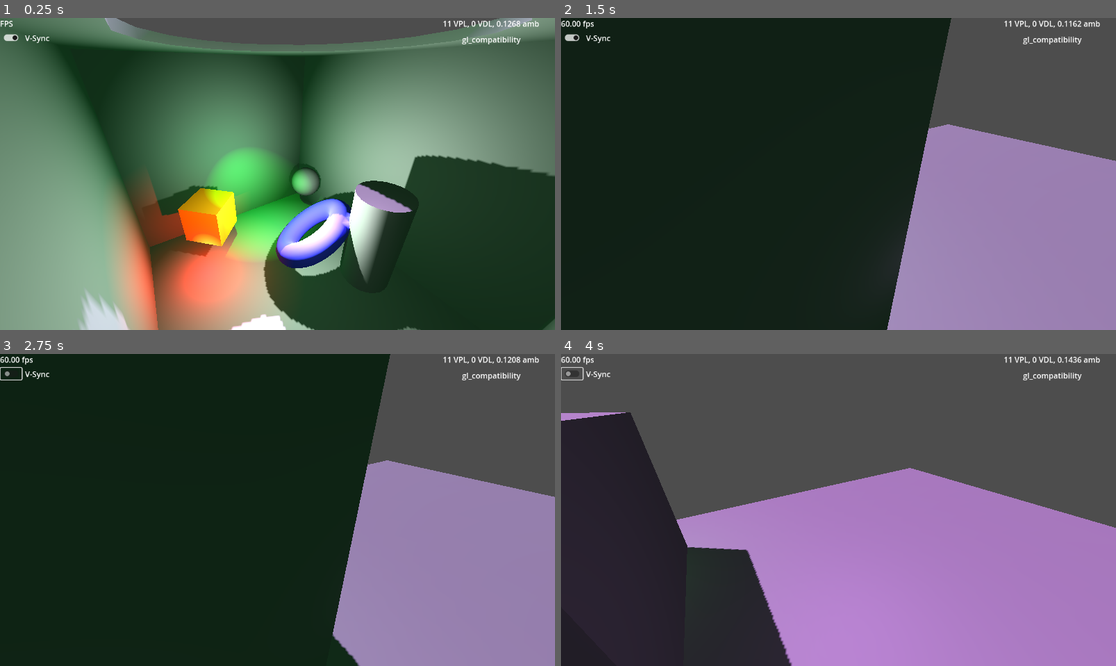
Above: before the commit, frames 1-4 (two rows, left to right).
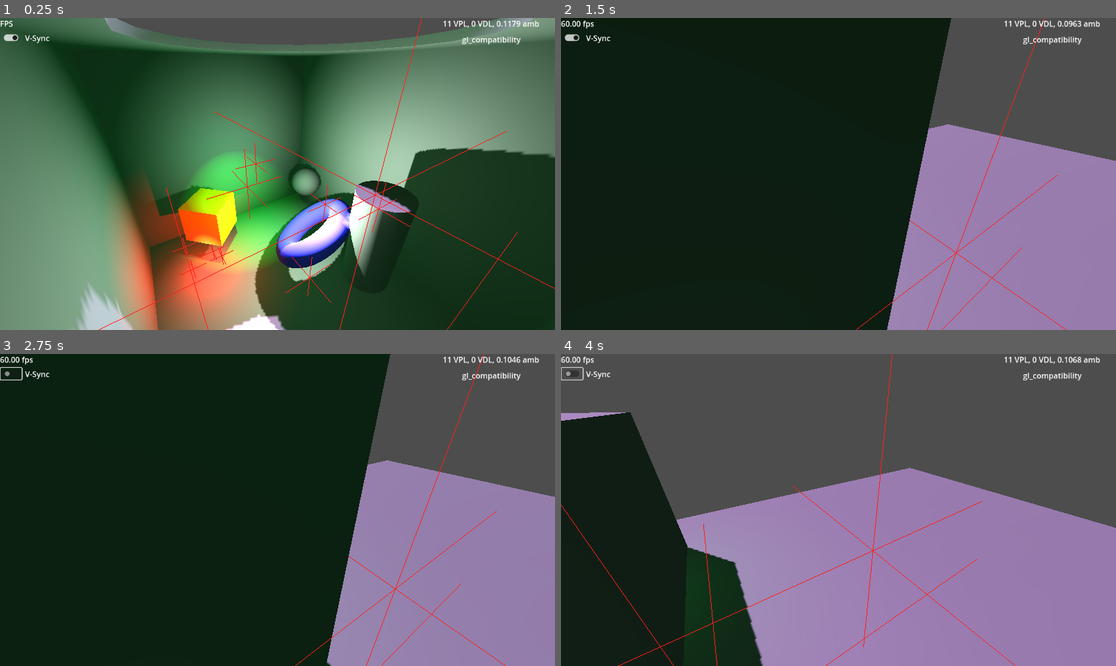
Above: after the commit, the same moments.

Repository: GregPickering/O1S_FauxGI
Game: Godot game, scene res://Scenes/scene_3d.tscn
The game is run twice, just before and just after one commit, with the same random seed, the same clock (stepped at 60 frames per second) and the same inputs.
Inputs (mouse positions are in pixels of both pictures, inside the frame that each line leads up to):
- Up to frame 1 (0.25 s): no input
- Up to frame 2 (1.5 s): tap Enter at 0.5 s; move the mouse to (960, 158) at 0.52 s; hold D 0.53-1.25 s; tap G at 0.6 s; click (960, 158) at 0.67 s; drag from (727, 189) to (810, 236) at 1.27 s
- Up to frame 3 (2.75 s): click (11, 372) at 2 s
- Up to frame 4 (4 s): move the mouse to (894, 441) at 2.77 s; hold D 2.78-3.5 s; tap E at 2.85 s; drag from (810, 572) to (672, 463) at 3.52 s

The runs differ from the first frame. In frame 1, 6.4% of the frame differs, in the area x 16-100%, y 0-100%; in frame 2, 0.3%; in frame 3, 0.6%; in frame 4, 15%, in the area x 0-94%, y 0-100%.

Commit message:
Optimizations
Added optimizations to only compute for light sources near the camera and in the view frustum (with a fade-in region).
Changed the maximum energy scale from 0.25 up to 1.
Fixed a bug in the PreVPLs, needed a duplicate().
Scans for light sources without ownership.

Diff:
--- a/O1S_FauxGI/faux_gi.gd
+++ b/O1S_FauxGI/faux_gi.gd
@@ -41,7 +41,7 @@
 ## Do we want to hotkey GTRL+G to toggle FauxGI?
 const enable_ctrl_g : bool = true
 ## scales all light power
-const scale_all_light_energy : float = 0.25
+const scale_all_light_energy : float = 1.0
 ## ignore any VPLs with negligible energy
 const vpl_energy_floor : float = 1e-5
 ## the colors for visualizing raycasts
@@ -67,6 +67,14 @@
 @export var show_raycasts : bool = false
 ## Visualize the VPLs?
 @export var show_vpls : bool = false
+
+@export_category( "Optimization" )
+## Don't create VPLs if the source light is farther than this
+@export var max_source_dist : float = 20.0
+## Don't create VPLs if the source light is farther than this from the view volume
+@export var expand_view_volume : float = 2.0
+## Fade in lights' contributions as it approaches the view volume
+@export var fade_in_dist : float = 2.0
 
 @export_category( "Spot & Omni Lights" )
 ## How many VPLs to generate per source SpotLight3D, 1+
@@ -141,10 +149,12 @@
 # know where the camera is
 var _camera : Camera3D = null
 
+var fauxgi_time_s : float = 0.0
+
 # physics stuff
 var query := PhysicsRayQueryParameters3D.new()
 var space_state : PhysicsDirectSpaceState3D = null
-enum ray_storage { energy, pos, norm, rad, color, dist_frac }
+enum ray_storage { energy, pos, norm, rad, color, dist_frac, sort_score }
 enum renderer_type { forward_plus, mobile, gl_compatibility }
 
 # visualize raycasts and VPL positions for debug
@@ -164,15 +174,25 @@
 			bounce_gain = 1.0 if (bounce_gain < 0.5) else 0.0
 			get_viewport().set_input_as_handled()
 
+#func test_early_exit() -> bool:
+	#print( "eval" )
+	#return true
+
 ## I need to raycast, which happens here in the physics process
 var rescan_in_n : int = 60 # scan for light changes every second or so
 func _physics_process( _delta ):
+	var ts_in_us : int = Time.get_ticks_usec()
+	var ts_physics : int = ts_in_us
 	rescan_in_n -= 1
 	if in_editor or (rescan_in_n <= 0):
 		rescan_in_n = randi_range( 30, 90 )
 		allocate_VPLs( max_vpls )
 		allocate_VDLs( max_directionals )
 		scan_light_sources()
+		#if true or test_early_exit():
+			#print( "scan" )
+		#if fauxgi_time_s > 0.02:
+			#print( "%1.3f [s]" % fauxgi_time_s )
 	active_VPLs = 0
 	active_VDLs = 0
 	raycast_hits.clear()
@@ -183,19 +203,41 @@
 		# do I need to refresh all light data?
 		if light_data_stale:
 			VPL_targets = {}
+		# info from the camera
+		var cam_planes := _camera.get_frustum()
+		var cam_pos : Vector3 = _camera.global_position
 		# now run through all active light sources in the scene
 		var active_dir_lights : Array[ DirectionalLight3D ]
 		for light in light_sources:
-			if light.is_visible_in_tree() and (light.light_energy > 0.0):
+			var use_light : bool = (light.light_energy > 0.0) and light.is_visible_in_tree()
+			var fade_factor : float = 1.0
+			if use_light and (light.get_class() != "DirectionalLight3D"):
+				# Omni and Spotlights have to do a position check too
+				#var light_range : float = 0.0
+				#if light.get_class() == "OmniLight3D":
+					#light_range = light.omni_range
+				#else:
+					#light_range = light.spot_range
+				var light_pos : Vector3 = light.global_position
+				var dist_outside_view : float = cam_pos.distance_to( light_pos ) - max_source_dist
+				for plane_idx in range( 2, 6 ):
+					dist_outside_view = max( dist_outside_view,
+							cam_planes[ plane_idx ].distance_to( light_pos ) - expand_view_volume )
+				use_light = (dist_outside_view <= fade_in_dist)
+				if use_light and (dist_outside_view > 0.0):
+					fade_factor = 1.0 - dist_outside_view / fade_in_dist
+			if use_light:
 				VPL_targets.get_or_add( light, {} )
 				match light.get_class():
 					"DirectionalLight3D": active_dir_lights.push_back( light )
-					"OmniLight3D": process_omni( light )
-					"SpotLight3D": process_spot( light )
+					"OmniLight3D": process_omni( light, fade_factor )
+					"SpotLight3D": process_spot( light, fade_factor )
 			else:
 				erase_light_data( light )
 		# Directional lights
 		handle_all_directional_lights( active_dir_lights )
+		# done with physics raycasts
+		ts_physics = Time.get_ticks_usec()
 		# do something with that info
 		filter_and_emit_VPLs()
 	else:
@@ -230,14 +272,14 @@
 			disable_VPL( idx )
 	if last_active_VPLs != active_VPLs:
 		last_active_VPLs = active_VPLs
-		print( last_active_VPLs, " active VPLs" )
+		#print( last_active_VPLs, " active VPLs" )
 	# same for VDLs
 	if active_VDLs < last_active_VDLs:
 		for idx in range( active_VDLs, last_active_VDLs ):
 			disable_VDL( idx )
 	if last_active_VDLs != active_VDLs:
 		last_active_VDLs = active_VDLs
-		print( last_active_VDLs, " active VDLs" )
+		#print( last_active_VDLs, " active VDLs" )
 	# status?
 	if label_node:
 		if bounce_gain < 0.01:
@@ -245,6 +287,11 @@
 		else:
 			label_node.text = ("%d VPL, %d VDL, %1.4f amb " %
 				[ active_VPLs, active_VDLs, ambient_energy ] )
+
+	# how long did that take me?
+	var time_physics_s : float = (ts_physics - ts_in_us) * 1e-6
+	var time_vpls_s : float = (Time.get_ticks_usec() - ts_physics) * 1e-6
+	fauxgi_time_s = lerpf( fauxgi_time_s, time_physics_s + time_vpls_s, 0.1 )
 
 var ambient_energy : float = 0.0
 func disable_ambient_secondaries():
@@ -332,9 +379,16 @@
 	for light in VPL_targets:
 		for idx in VPL_targets[ light ]:
 			if VPL_filt_1[ light ][ idx ][ ray_storage.energy ] > vpl_energy_floor:
-				preVPLs.push_back( VPL_filt_1[ light ][ idx ] )
+				# get an actual copy, then modify that copy
+				var preVPL : Dictionary = VPL_filt_1[ light ][ idx ].duplicate( true )
 				# directional VPLs already have a color, but the token directional light does not
-				preVPLs.back().get_or_add( ray_storage.color, light.light_color )
+				preVPL.get_or_add( ray_storage.color, light.light_color )
+				# how do we want to sort?
+				#preVPL[ ray_storage.sort_score ] = (preVPL[ ray_storage.energy ]
+						#/( 1.0 + preVPL[ ray_storage.pos ].distance_squared_to( _camera.global_position ) ) )
+				preVPL[ ray_storage.sort_score ] = -preVPL[ ray_storage.pos ].distance_squared_to( _camera.global_position )
+				# keep it
+				preVPLs.push_back( preVPL )
 	# and do we want to modify ambient to simulate secondary+ bounces?
 	if environment_node and environment_node.environment and (ambient_gain > 0.0):
 		var global_color := base_ambient_color * base_ambient_energy
@@ -356,7 +410,7 @@
 	# Do we need a second pass to filter out the top N VPLs?
 	if preVPLs.size() > max_vpls:
 		# sort most to least energetic
-		preVPLs.sort_custom( func(a, b): return a[ ray_storage.energy ] > b[ ray_storage.energy ] )
+		preVPLs.sort_custom( func(a, b): return a[ ray_storage.sort_score ] > b[ ray_storage.sort_score ] )
 		# do I want to average all the lights that will get cut?
 		if true:
 			var avg_VPL : Dictionary = preVPLs[ 0 ]
@@ -371,7 +425,7 @@
 			var gain : float = 1.0 / sum_energy
 			for key in avg_VPL:
 				avg_VPL[ key ] *= gain
-			avg_VPL[ ray_storage.energy ] = sum_energy
+			avg_VPL[ ray_storage.energy ] = sum_energy / (preVPLs.size() + 1 - max_vpls)
 		# just throw away the rest
 		preVPLs.resize( max_vpls )
 	# debug?
@@ -660,15 +714,15 @@
 	config_VDL( active_VDLs, light.global_basis.z, light.light_color, e )
 	active_VDLs += 1
 
-func process_spot( light : Light3D ):
+func process_spot( light : Light3D, fade_factor : float = 1.0 ):
 	var compensate_N_pts : float = 1.0 / vpls_per_spot
 	# these rays never use real random jitter
 	var rays := jitter_ray_angle( -light.spot_range * light.global_basis.z,
 									vpls_per_spot, light.spot_angle, 100.0 )
 	process_light_rays( light, rays, light.spot_angle * sqrt( compensate_N_pts ),
-		light.light_energy * bounce_gain * scale_all_light_energy * compensate_N_pts )
-
-func process_omni( light : Light3D ):
+		light.light_energy * bounce_gain * scale_all_light_energy * compensate_N_pts * fade_factor )
+
+func process_omni( light : Light3D, fade_factor : float = 1.0 ):
 	# where do I want to cast rays, and size them correctly
 	var rays := distribute_omni_rays( vpls_per_omni )
 	for i in rays.size():
@@ -677,7 +731,7 @@
 	var compensate_N_pts : float = 1.0 / rays.size()
 	var angle_deg : float = sqrt( 14400.0 * compensate_N_pts )
 	process_light_rays( light, rays, angle_deg,
-			light.light_energy * bounce_gain * scale_all_light_energy * compensate_N_pts )
+			light.light_energy * bounce_gain * scale_all_light_energy * compensate_N_pts * fade_factor )
 
 func _ready():
 	print( "Renderer: ", render )
@@ -694,16 +748,18 @@
 	scan_light_sources()
 
 func scan_light_sources():
-	# find all possible source lights
+	# find all possible source lights (they don't need to be owned, so I can get procedural ones)
+	const sources_must_be_owned := false
+	const recursive_search := true
 	var source_nodes : Array[ Node ]
 	if top_node:
 		# the user told us where to look
-		source_nodes = top_node.find_children("", "Light3D" )
+		source_nodes = top_node.find_children("", "Light3D", recursive_search, sources_must_be_owned )
 	else:
 		# no user direction, try the parent of the FauxGI node
 		var parent = get_parent()
 		if parent:
-			source_nodes = parent.find_children("", "Light3D" )
+			source_nodes = parent.find_children("", "Light3D", recursive_search, sources_must_be_owned )
 	var new_light_sources : Array[ Light3D ] = []
 	if source_nodes:
 		# store all vetted light sources
--- a/Scenes/scene_3d.tscn
+++ b/Scenes/scene_3d.tscn
@@ -9,8 +9,8 @@
 
 [sub_resource type="Environment" id="Environment_q5cge"]
 ambient_light_source = 2
-ambient_light_color = Color(0.682196, 0.92979, 0.744056, 1)
-ambient_light_energy = 0.149237
+ambient_light_color = Color(0.679327, 0.976798, 0.735362, 1)
+ambient_light_energy = 0.129754
 tonemap_mode = 3
 volumetric_fog_density = 0.271
 
@@ -20,7 +20,7 @@
 [sub_resource type="StandardMaterial3D" id="StandardMaterial3D_6ffuc"]
 albedo_color = Color(1, 0.635294, 0.105882, 1)
 
-[node name="Scene3D" type="Node3D"]
+[node name="OneRoomScene3D" type="Node3D"]
 
 [node name="WorldEnvironment" type="WorldEnvironment" parent="."]
 environment = SubResource("Environment_q5cge")
@@ -28,21 +28,20 @@
 [node name="FauxGI" parent="." node_paths=PackedStringArray("top_node", "label_node", "environment_node") instance=ExtResource("1_q5cge")]
 top_node = NodePath("..")
 label_node = NodePath("../UICanvas/FauxGIStatusLabel")
-bounce_gain = 1.0
-percent_stable = 75.0
-temporal_filter = 0.25
+show_vpls = true
 environment_node = NodePath("../WorldEnvironment")
 
 [node name="SpinSpot" type="Node3D" parent="."]
-transform = Transform3D(0.472535, 0, 0.881312, 0, 1, 0, -0.881312, 0, 0.472535, 0, 0, 0)
+transform = Transform3D(0.357977, 0, 0.93373, 0, 1, 0, -0.93373, 0, 0.357977, 0, 0, 0)
 script = ExtResource("3_ok1gl")
-speed = -1.795
+speed = -0.63
 
 [node name="SpotLight3D" type="SpotLight3D" parent="SpinSpot"]
 transform = Transform3D(0.952537, 0.131593, -0.274512, 0.304381, -0.396676, 0.866026, 0.00507104, -0.908477, -0.417903, 0.79985, 3.19763, -0.713908)
 light_color = Color(0.192157, 1, 0.32549, 1)
 light_energy = 2.0
 shadow_enabled = true
+distance_fade_enabled = true
 spot_range = 10.0
 spot_angle = 30.0
 
@@ -52,9 +51,9 @@
 shadow_enabled = true
 
 [node name="SpinDir" type="Node3D" parent="."]
-transform = Transform3D(-0.968446, 0, -0.249224, 0, 1, 0, 0.249224, 0, -0.968446, 0, 0, 0)
+transform = Transform3D(0.46334, 0, -0.886181, 0, 1, 0, 0.886181, 0, 0.46334, 0, 0, 0)
 script = ExtResource("3_ok1gl")
-speed = 0.42
+speed = 0.345
 
 [node name="DirectionalLight3D" type="DirectionalLight3D" parent="SpinDir"]
 transform = Transform3D(0.982008, -0.188398, 0.0128751, 0.0752052, 0.452719, 0.888476, -0.173216, -0.871523, 0.458742, 0, 2, 0)
@@ -143,7 +142,7 @@
 offset_left = -261.0
 offset_bottom = 23.0
 grow_horizontal = 0
-text = "11 VPL, 0 VDL, 0.1492 amb "
+text = "11 VPL, 0 VDL, 0.1298 amb "
 horizontal_alignment = 1
 
 [node name="RendererLabel" type="Label" parent="UICanvas"]
